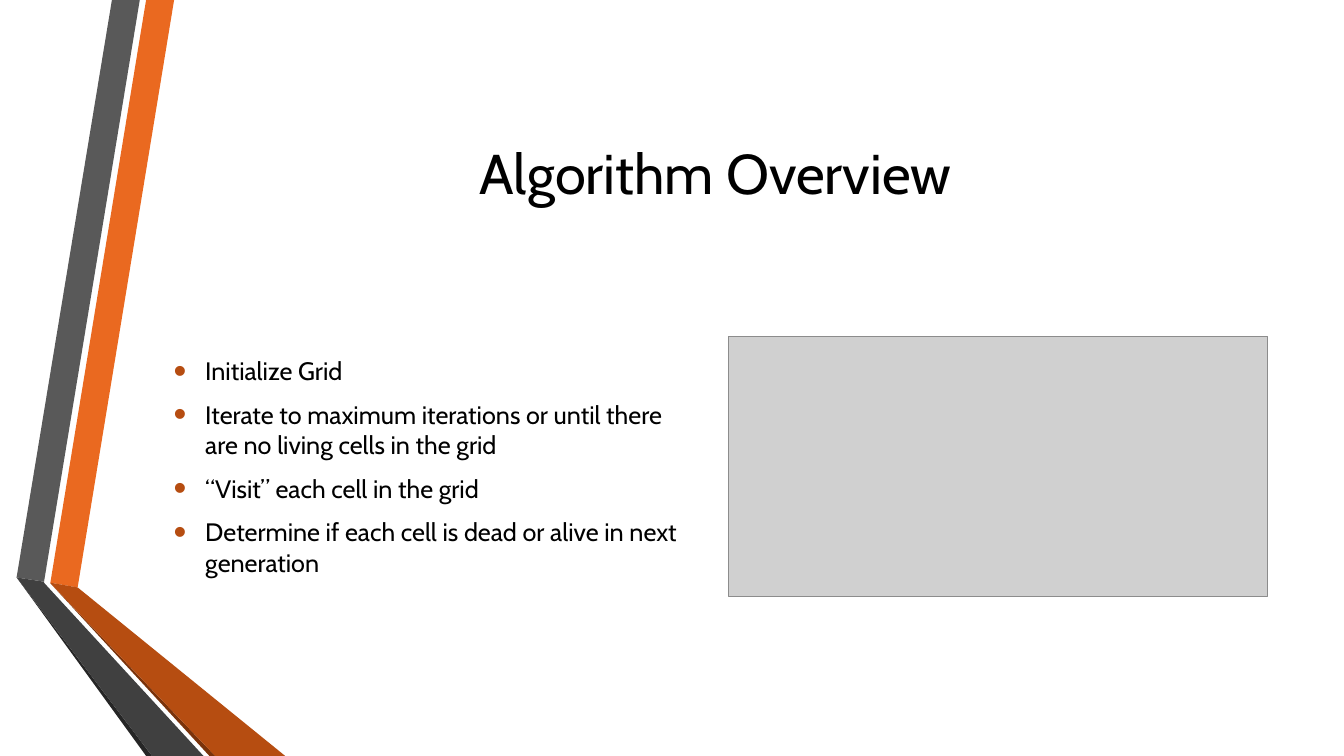
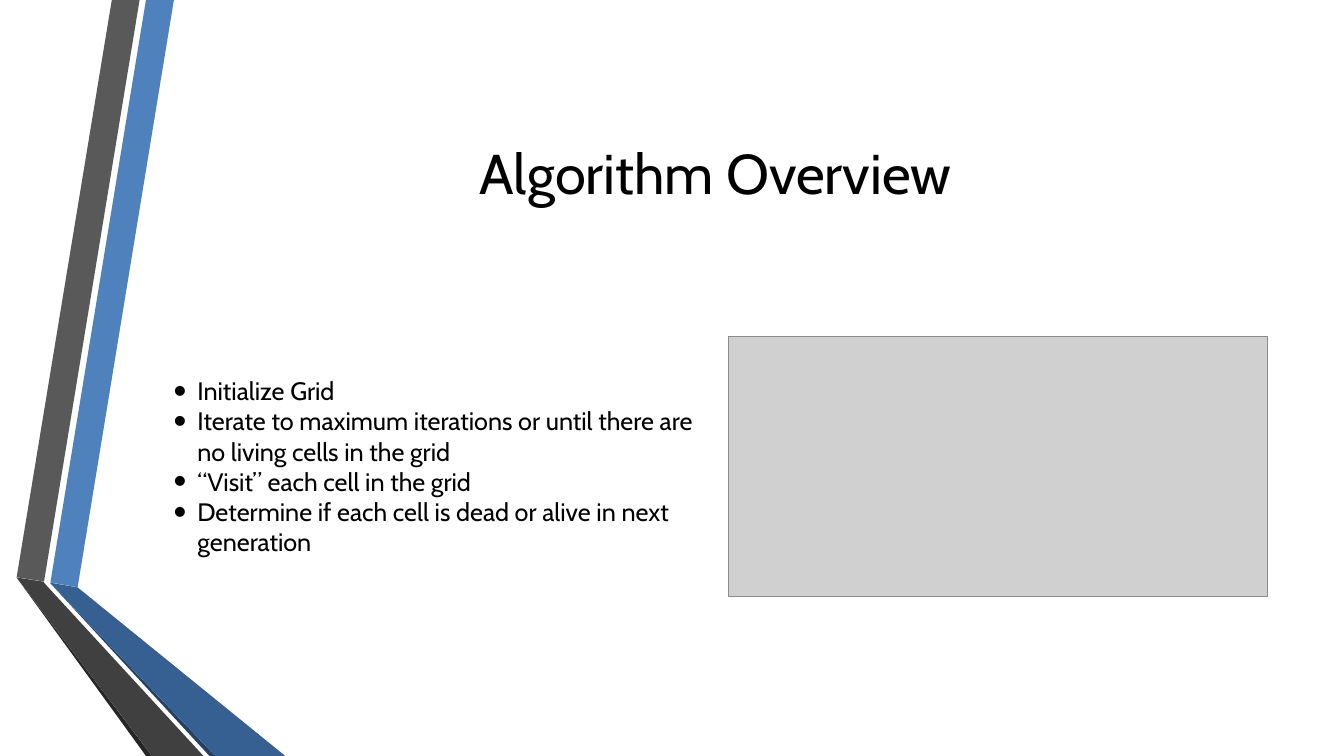
Before and after one commit to eweill/ConwayGameOfLife, a slide deck: slide 5 of presentation/ConwayGameOfLife.pptx. Drawn at 1344x756 pixels with LibreOffice and Linux fonts; fonts in the diff are those of the drawing; grey boxes stand for pictures; background and template pictures are left out. Boxes give left, top, right and bottom in pixels: in the first picture for what was removed or moved away, otherwise in the second. Text is boxed around its words. In the diff, an @@ line names an element or a change of style, - is before the commit and + after.

```diff
--- a/presentation/ConwayGameOfLife.pptx
+++ b/presentation/ConwayGameOfLife.pptx
@@ freeform shape at box(50, 0, 174, 588): fill #EA6920 to #4F81BD; outline redrawn @@
@@ text "Initialize Grid" at box(197, 381, 693, 558): indent changed; less space between paragraphs @@
@@ outline redrawn in 3 elements at box(16, 0, 139, 582), box(16, 578, 151, 756), box(16, 578, 203, 756) @@
@@ freeform shape at box(50, 584, 216, 756): fill #7A330B to #254061; outline redrawn @@
@@ freeform shape at box(50, 583, 285, 756): fill #B64D11 to #376092; outline redrawn @@
```
Also in this commit, not shown: 8 other slides changed, 1 slide added, 1 slide removed, 20 other files.
